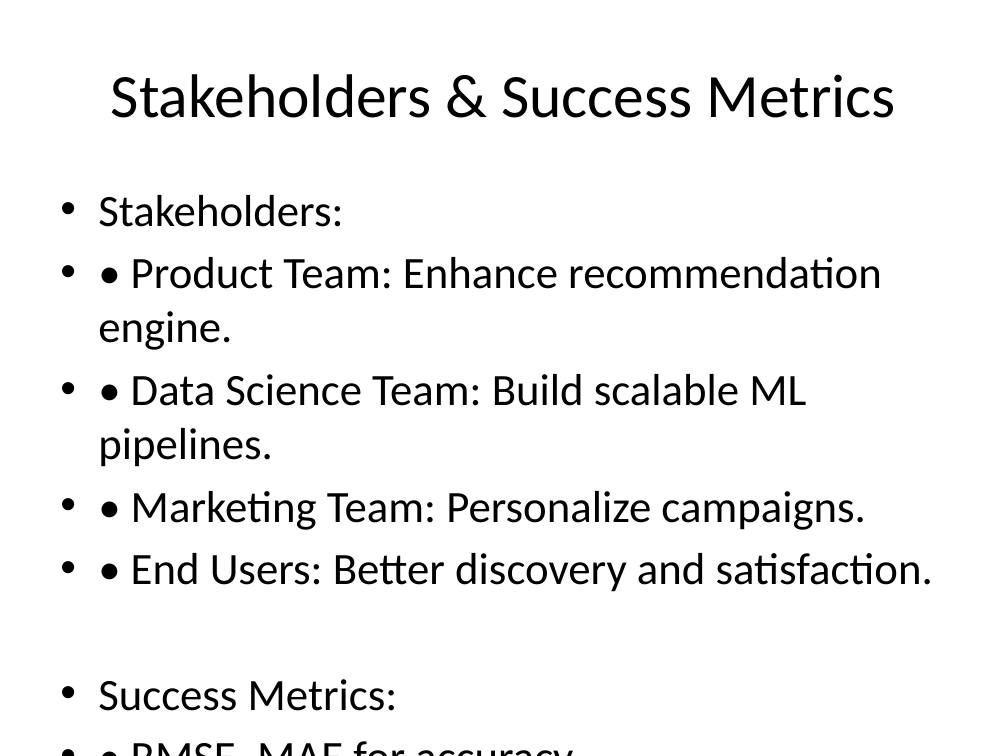
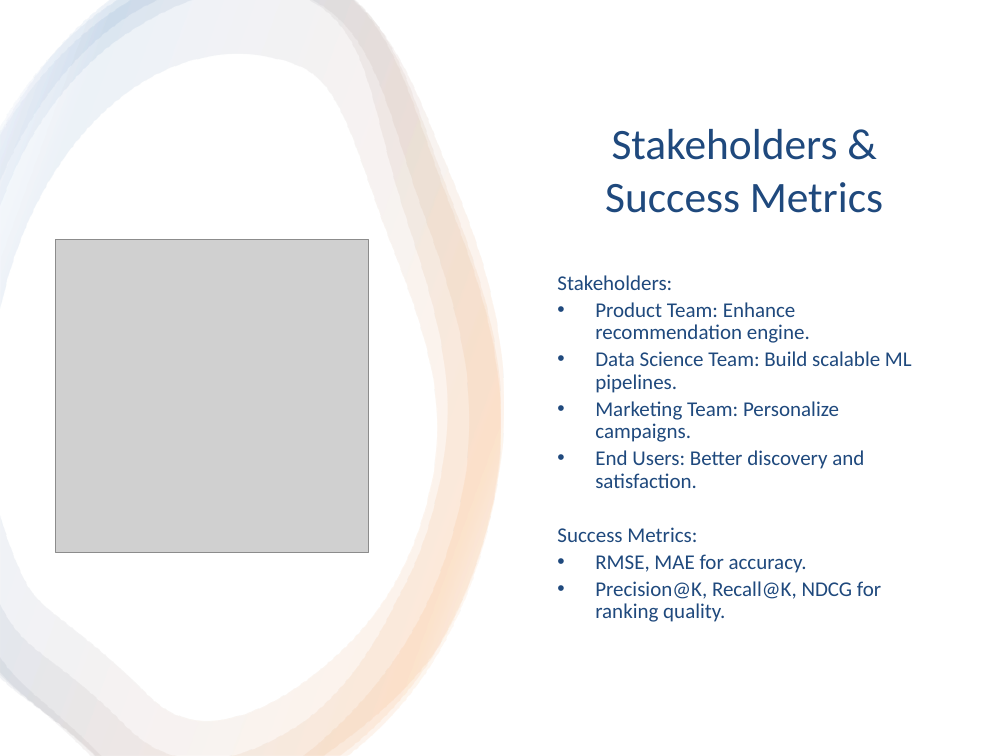
Before and after one commit to VidushiR/Springboard, a slide deck: slide 3 of CapstoneThree_MovieRecommedationSystem/reports/MovieRecommendationCapstoneThree_Final_Presentation.pptx. Drawn at 1008x756 pixels with LibreOffice and Linux fonts; fonts in the diff are those of the drawing; grey boxes stand for pictures. Boxes give left, top, right and bottom in pixels: in the first picture for what was removed or moved away, otherwise in the second. Text is boxed around its words. In the diff, an @@ line names an element or a change of style, - is before the commit and + after.

Commit message:
adding power point presentation for Movie recommendation Project

```diff
--- a/CapstoneThree_MovieRecommedationSystem/reports/MovieRecommendationCapstoneThree_Final_Presentation.pptx
+++ b/CapstoneThree_MovieRecommedationSystem/reports/MovieRecommendationCapstoneThree_Final_Presentation.pptx
@@ rectangle added at <box>0,0,1008,756</box>, fill #FFFFFF @@
@@ freeform shape added at <box>0,0,501,756</box>, fill gradient #FFFFFF to #F79646 to #4F81BD @@
@@ freeform shape added at <box>0,0,504,756</box>, fill gradient #FFFFFF to #F79646 to #4F81BD @@
@@ freeform shape added at <box>0,0,501,756</box>, fill gradient #FFFFFF to #F79646 to #4F81BD @@
@@ title "Stakeholders & Success Metrics": place and size @@
-title "Stakeholders & Success Metrics" at <box>111,74,896,118</box>
+title "Stakeholders & Success Metrics" at <box>605,129,883,213</box>
@@ title "Stakeholders & Success Metrics" at <box>605,129,883,213</box>: size 44 to 31 pt, text colour #000000 to #1F497D @@
@@ picture added at <box>55,240,368,552</box> @@
@@ text "Stakeholders:": place and size @@
-text "Stakeholders:" at <box>98,195,933,711</box>
+text "Stakeholders:" at <box>557,275,912,622</box>
@@ text at <box>557,275,697,542</box>: size 32 to 15 pt, text colour #000000 to #1F497D in "Stakeholders:", "Success Metrics:"; bullet • to none; line spacing 1 to 0.9; less space between paragraphs @@
@@ text at <box>595,302,912,488</box>: text changed; size 32 to 15 pt; text colour #000000 to #1F497D @@
-• • Product Team: Enhance recommendation engine.
-• • Data Science Team: Build scalable ML pipelines.
-• • Marketing Team: Personalize campaigns.
-• • End Users: Better discovery and satisfaction.
+• Product Team: Enhance recommendation engine.
+• Data Science Team: Build scalable ML pipelines.
+• Marketing Team: Personalize campaigns.
+• End Users: Better discovery and satisfaction.
@@ text at <box>595,554,881,622</box>: text changed; size 32 to 15 pt; text colour #000000 to #1F497D @@
-• • RMSE, MAE for accuracy.
-• • Precision@K, Recall@K, NDCG for ranking quality.
+• RMSE, MAE for accuracy.
+• Precision@K, Recall@K, NDCG for ranking quality.
```
Also in this commit, not shown: 10 other slides changed, 9 slides added.
